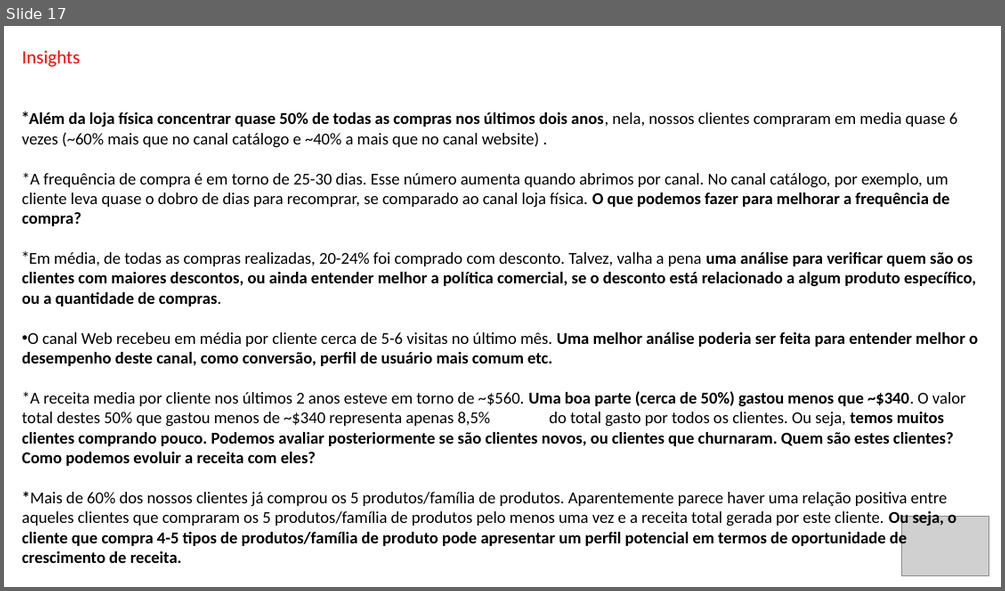
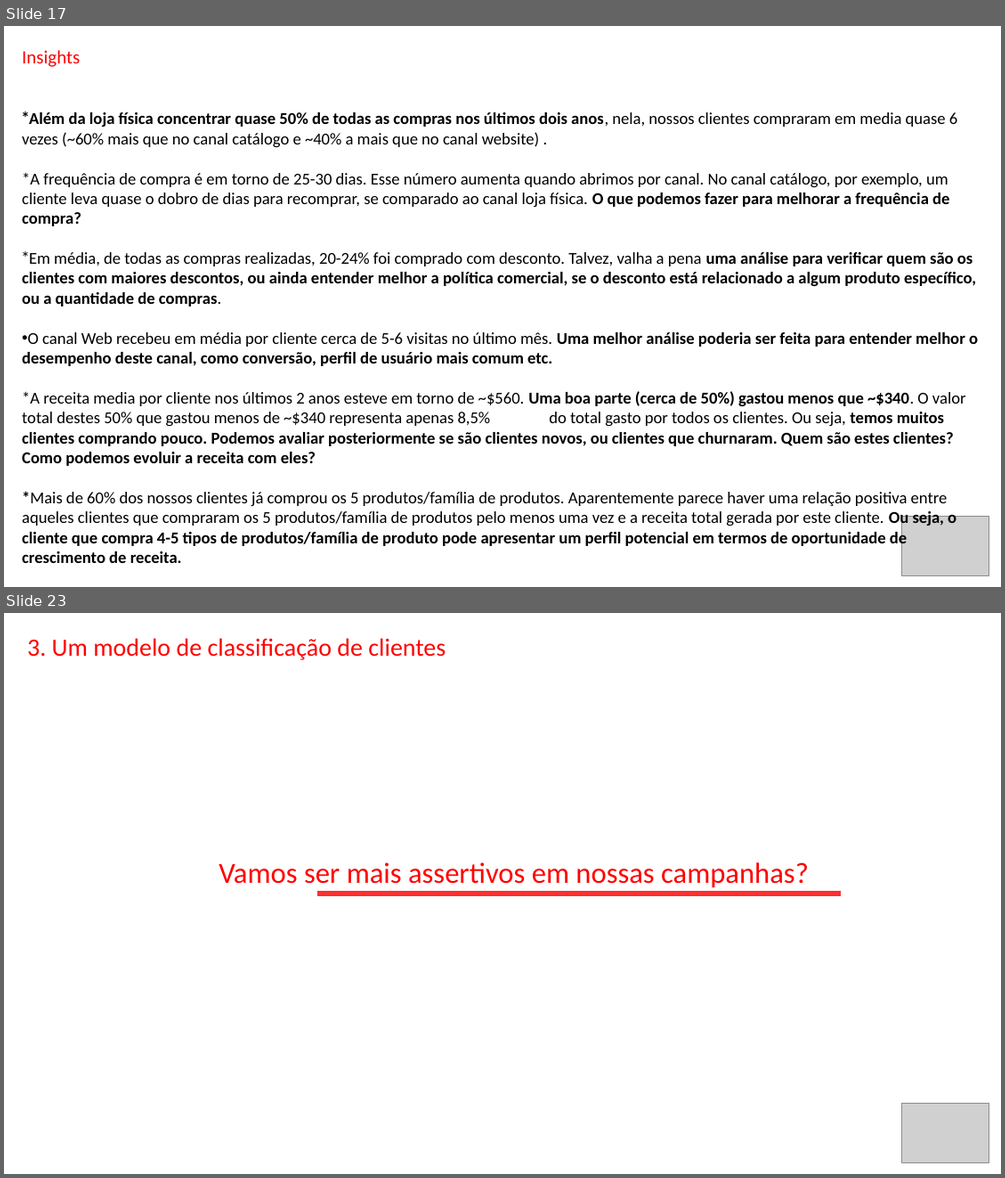
Before and after one commit to Danielgmelo/ifood, a slide deck: my_project/iFood CRM Data Analyst Case.pptx. Shown one above the other, each under a label of ours: slide 17 before the commit, slides 17 and 23 after it; the slides between them are not shown. The pictures are 1005x591 and 1005x1178 pixels, drawn with LibreOffice and Linux fonts; fonts in the diff are those of the drawing; grey boxes stand for pictures. Boxes give left, top, right and bottom in pixels: in the first picture for what was removed or moved away, otherwise in the second. Text is boxed around its words. In the diff, an @@ line names an element or a change of style, - is before the commit and + after.

```diff
--- a/my_project/iFood CRM Data Analyst Case.pptx
+++ b/my_project/iFood CRM Data Analyst Case.pptx
@@ slide 23 added at (x1=4, y1=613, x2=1001, y2=1174), background #FFFFFF @@
@@ text added at (x1=27, y1=638, x2=445, y2=660), 24 pt, text #FF0000 @@
+3. Um modelo de classificação de clientes
@@ text added at (x1=218, y1=862, x2=809, y2=888), 28 pt, text #FF0000 @@
+Vamos ser mais assertivos em nossas campanhas?
@@ line added from (317, 893) to (841, 893), #FF2D2D 4.5 pt @@
@@ picture added at (x1=901, y1=1103, x2=989, y2=1163) @@
```
Also in this commit, not shown: 3 slides changed, 9 other slides added, 1 slide removed, 8 other files.
